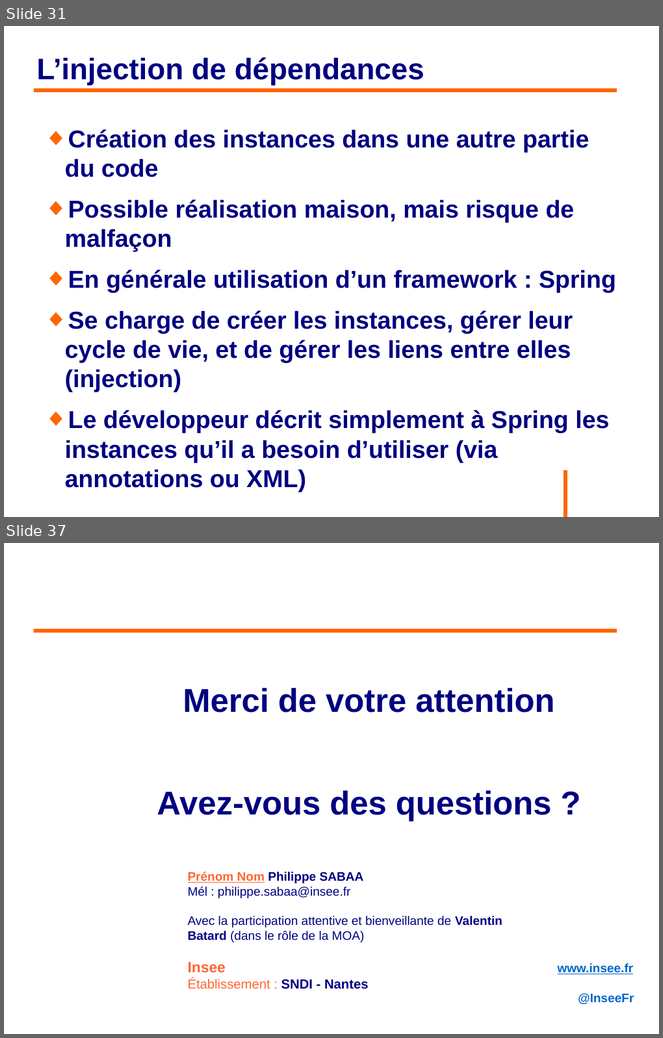
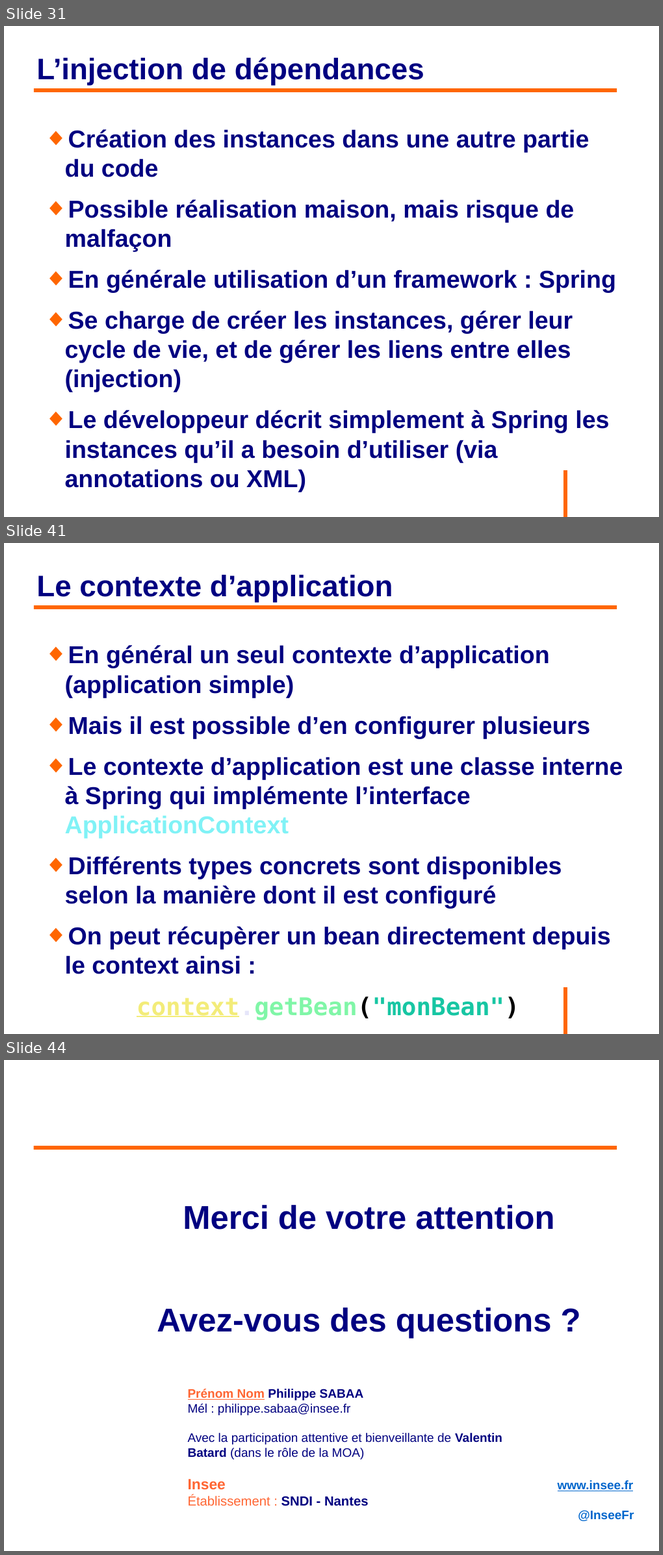
Before and after one commit to philphils/formation-spring, a slide deck: Documentation/diapo_formation_spring.odp. Shown one above the other, each under a label of ours: slides 31 and 37 before the commit, slides 31, 41 and 44 after it; the slides between them are not shown. The pictures are 663x1038 and 663x1555 pixels, drawn with LibreOffice and Linux fonts; fonts in the diff are those of the drawing; background and template pictures are left out. Boxes give left, top, right and bottom in pixels: in the first picture for what was removed or moved away, otherwise in the second. Text is boxed around its words. In the diff, an @@ line names an element or a change of style, - is before the commit and + after.

```diff
--- a/Documentation/diapo_formation_spring.odp
+++ b/Documentation/diapo_formation_spring.odp
@@ slide 41 added at bbox=[4, 543, 659, 1034], background #FFFFFF; not listed: 1 template element that a slide beside it also shows @@
@@ title added at bbox=[36, 575, 393, 603], 36 pt, text #000080, bold @@
+Le contexte d’application
@@ line added from (34, 607) to (618, 607), #FF6600 4.54 pt @@
@@ text added at bbox=[65, 645, 623, 975], 29.6 pt, text #000080, bold @@
+◆ En général un seul contexte d’application (application simple)
+◆ Mais il est possible d’en configurer plusieurs
+◆ Le contexte d’application est une classe interne à Spring qui implémente l’interface ApplicationContext
+◆ Différents types concrets sont disponibles selon la manière dont il est configuré
+◆ On peut récupèrer un bean directement depuis le context ainsi :
+context.getBean("monBean")
@@ what was slide 37 is now slide 44 @@
```
Also in this commit, not shown: 3 slides changed, 8 other slides added, 2 slides removed.
